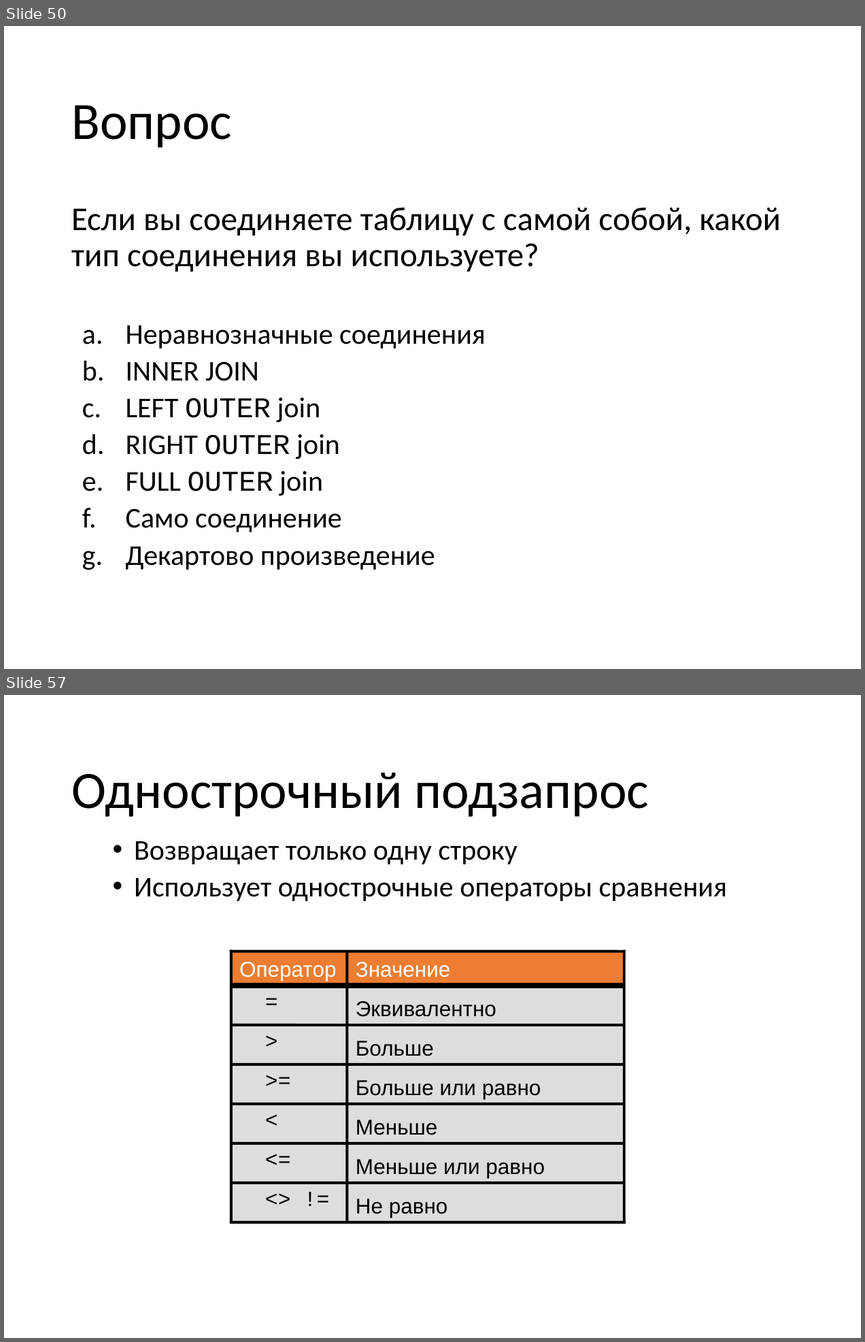
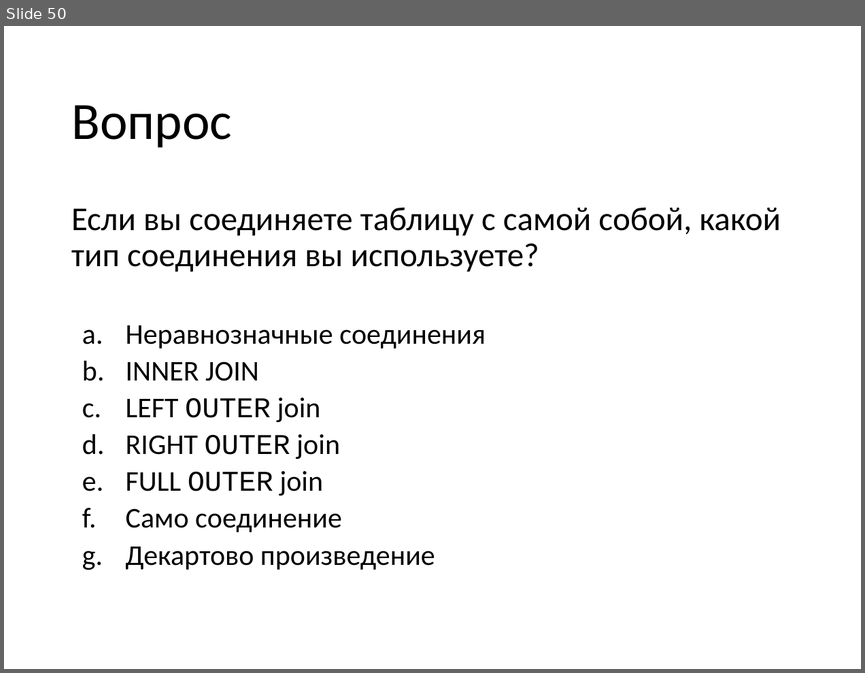
Before and after one commit to andreyzhurlov/ais_sql_hive_course_2, a slide deck: lecture_03/03_SQL_функции_и_соединения.pptx. Shown one above the other, each under a label of ours: slides 50 and 57 before the commit, slide 50 after it; the slides between them are not shown. The pictures are 865x1342 and 865x673 pixels, drawn with LibreOffice and Linux fonts; fonts in the diff are those of the drawing. Boxes give left, top, right and bottom in pixels: in the first picture for what was removed or moved away, otherwise in the second. Text is boxed around its words. In the diff, an @@ line names an element or a change of style, - is before the commit and + after.

```diff
--- a/lecture_03/03_SQL_функции_и_соединения.pptx
+++ b/lecture_03/03_SQL_функции_и_соединения.pptx
@@ slide 57 removed at box(4, 695, 861, 1338), background #FFFFFF @@
@@ title removed at box(71, 773, 649, 817) @@
-Однострочный подзапрос
@@ text removed at box(134, 841, 727, 901) @@
-  • Возвращает только одну строку
-  • Использует однострочные операторы сравнения
@@ rectangle removed at box(231, 951, 347, 985) @@
-Оператор
@@ line removed from (231, 951) to (231, 1222) @@
@@ line removed from (231, 951) to (624, 951) @@
@@ rectangle removed at box(347, 951, 623, 985) @@
-Значение
@@ line removed from (347, 951) to (347, 1222) @@
@@ line removed from (624, 951) to (624, 1222) @@
@@ rectangle removed at box(231, 985, 347, 1025) @@
-=
@@ line removed from (231, 985) to (624, 985) @@
@@ rectangle removed at box(347, 985, 623, 1025) @@
-Эквивалентно
@@ text removed at box(231, 1025, 347, 1064) @@
->
@@ line removed from (231, 1025) to (624, 1025) @@
@@ text removed at box(356, 1040, 434, 1056) @@
-Больше
@@ text removed at box(231, 1064, 347, 1104) @@
->=
@@ line removed from (231, 1064) to (624, 1064) @@
@@ text removed at box(356, 1080, 541, 1099) @@
-Больше или равно
@@ text removed at box(231, 1104, 347, 1143) @@
-<
@@ line removed from (231, 1104) to (624, 1104) @@
@@ text removed at box(356, 1119, 438, 1135) @@
-Меньше
@@ text removed at box(231, 1143, 347, 1183) @@
-<=
@@ line removed from (231, 1143) to (624, 1143) @@
@@ text removed at box(356, 1159, 545, 1178) @@
-Меньше или равно
@@ rectangle removed at box(231, 1183, 347, 1222) @@
-<> !=
@@ line removed from (231, 1183) to (624, 1183) @@
@@ rectangle removed at box(347, 1183, 623, 1222) @@
-Не равно
@@ line removed from (231, 1222) to (624, 1222) @@
```
Also in this commit, not shown: 16 other slides removed, 2 other files.
